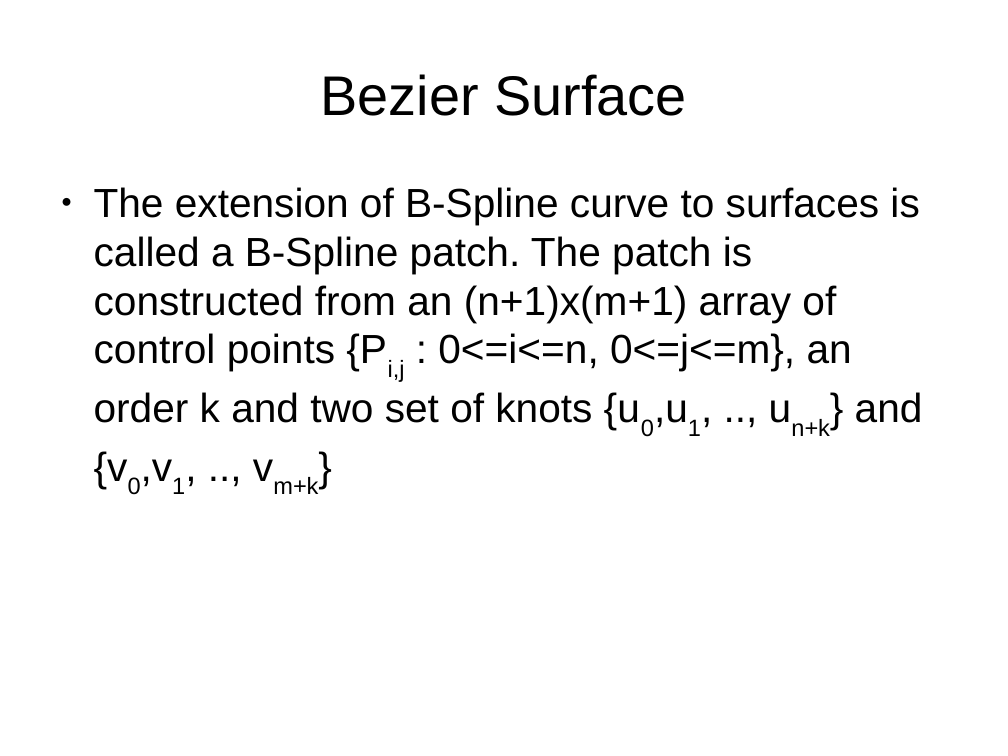
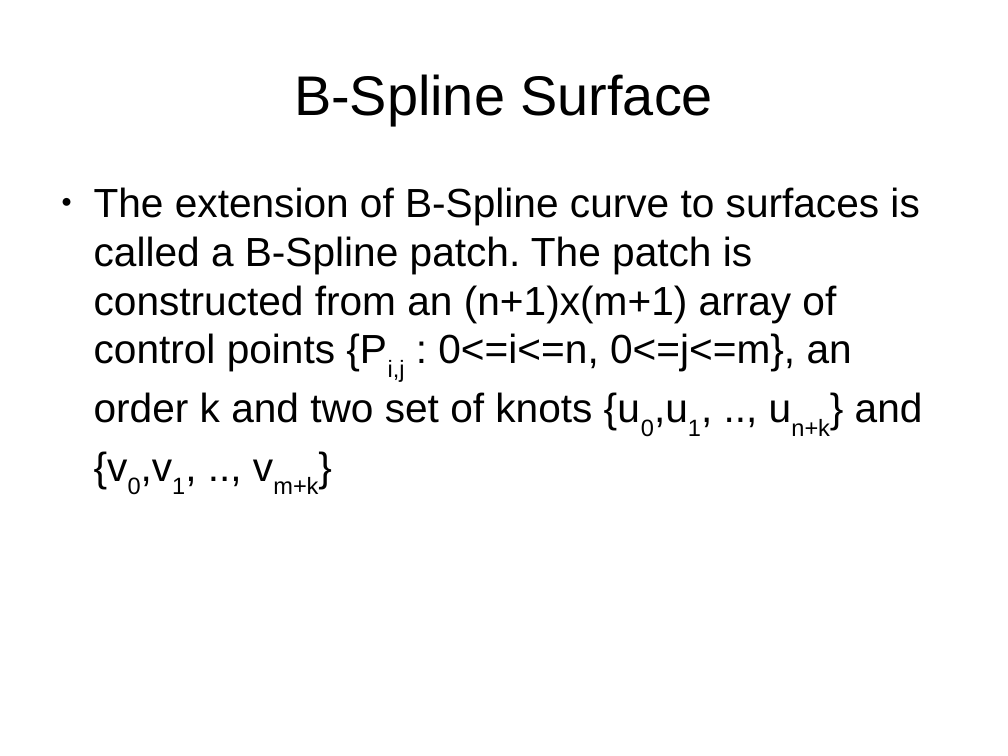
Before and after one commit to ayenpure/cis630, a slide deck: slide 25 of cis_541/ProjectG/Curves and Surfaces.odp. Drawn at 1008x756 pixels with LibreOffice and Linux fonts; fonts in the diff are those of the drawing. Boxes give left, top, right and bottom in pixels: in the first picture for what was removed or moved away, otherwise in the second. Text is boxed around its words. In the diff, an @@ line names an element or a change of style, - is before the commit and + after.

```diff
--- a/cis_541/ProjectG/Curves and Surfaces.odp
+++ b/cis_541/ProjectG/Curves and Surfaces.odp
@@ title at [294,74,713,125]: text changed @@
-Bezier Surface
+B-Spline Surface
```
Also in this commit, not shown: 2 other slides changed.
